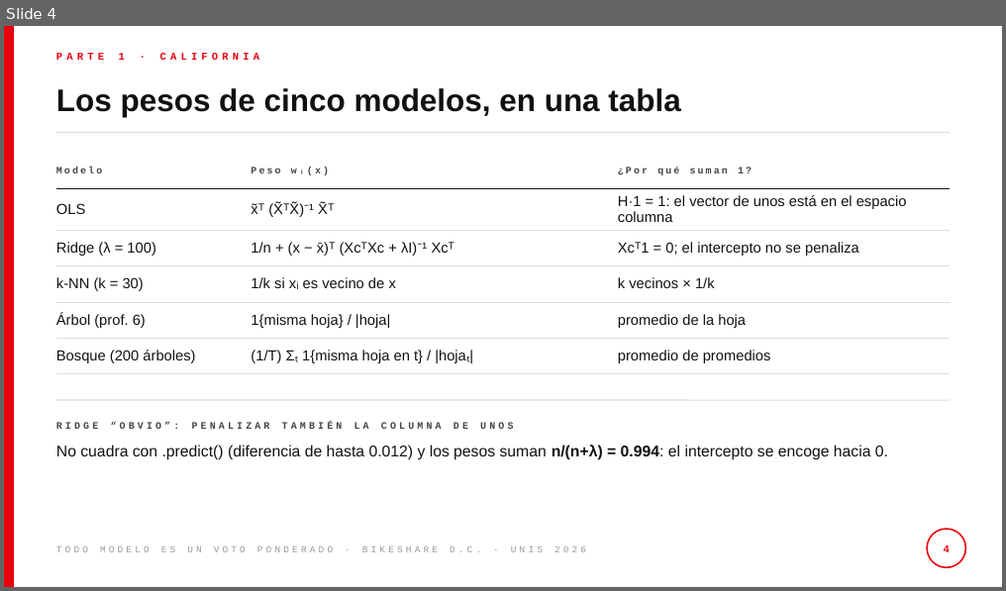
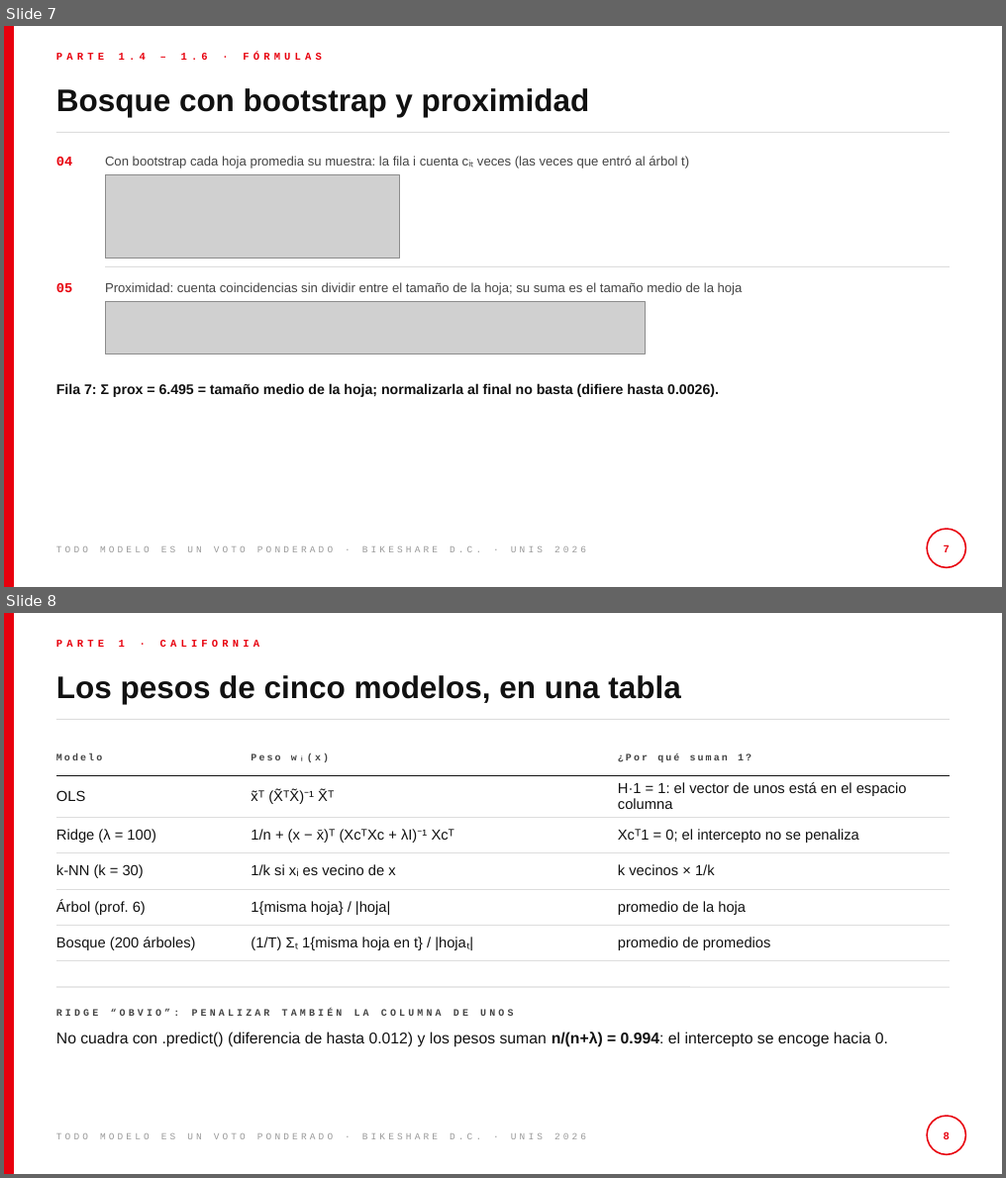
Before and after one commit to pabloflores465/proyecto-final-bikeshare, a slide deck: slides/presentacion.pptx. Shown one above the other, each under a label of ours: slide 4 before the commit, slides 7 and 8 after it. The pictures are 1006x591 and 1006x1178 pixels, drawn with LibreOffice and Linux fonts; fonts in the diff are those of the drawing; grey boxes stand for pictures. Boxes give left, top, right and bottom in pixels: in the first picture for what was removed or moved away, otherwise in the second. Text is boxed around its words. In the diff, an @@ line names an element or a change of style, - is before the commit and + after.

```diff
--- a/slides/presentacion.pptx
+++ b/slides/presentacion.pptx
@@ slide 7 added at [4, 26, 1002, 587], background #FFFFFF; not listed: 3 template elements that a slide beside it also shows @@
@@ text added at [56, 53, 322, 60], 10 pt, text #E8000D, bold @@
+PARTE 1.4 – 1.6 · FÓRMULAS
@@ title added at [56, 88, 590, 117], 30 pt, text #111111, bold @@
+Bosque con bootstrap y proximidad
@@ text added at [56, 157, 72, 166], 13 pt, text #E8000D, bold @@
+04
@@ text added at [105, 156, 689, 169], 12.5 pt, text #444444 @@
+Con bootstrap cada hoja promedia su muestra: la fila i cuenta cᵢₜ veces (las veces que entró al árbol t)
@@ picture added at [105, 174, 400, 258] @@
@@ text added at [56, 283, 72, 292], 13 pt, text #E8000D, bold @@
+05
@@ line added from (105, 267) to (949, 267), #DDDDDD 1 pt @@
@@ text added at [105, 282, 743, 295], 12.5 pt, text #444444 @@
+Proximidad: cuenta coincidencias sin dividir entre el tamaño de la hoja; su suma es el tamaño medio de la hoja
@@ picture added at [105, 301, 645, 354] @@
@@ text added at [56, 383, 719, 397], 13.5 pt, text #111111, bold @@
+Fila 7: Σ prox = 6.495 = tamaño medio de la hoja; normalizarla al final no basta (difiere hasta 0.0026).
@@ ellipse added at [927, 529, 966, 568], outline #E8000D 1.5 pt @@
@@ page number added at [944, 545, 949, 553], 10 pt, text #E8000D, bold @@
+7
@@ what was slide 4 is now slide 8 @@
@@ page number at [944, 1132, 949, 1143]: text changed @@
-4
+8
```
Also in this commit, not shown: 6 slides changed, 8 other slides added, 3 other files.
